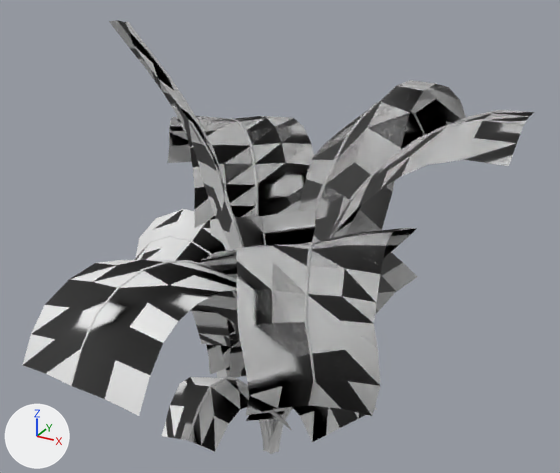
What one commit did to the FBX model Assets/Assets_Review/Taco_Party/Palm/MajesticPalm/Meshes/MSH_MajesticPalm_A.fbx.
Rendered twice from a 50 mm lens placed at (1.28, -2.25, 2.09), pointed at (-0.02, 0.12, 0.9). The lights are fixed; the arrows at lower left show +X, +Y and +Z. Materials are left out; every surface is plain grey. Where no turn or scale is listed for an object, it has been applied to the vertices.

Objects in the first picture: 'MSH_MajesticPalm_A_LOD0_GEO', 'MSH_MajesticPalm_A_LOD1_GEO', 'MSH_MajesticPalm_A_LOD2_GEO'.
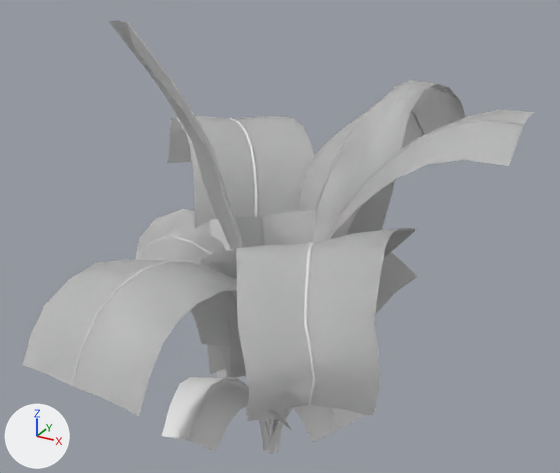
What differs and where, as boxes [x1, y1, x2, y2] in the pictures (560 x 473 px):
part 1 of me_mesh_002, added
    after: [49, 263, 220, 335]
part 2 of me_mesh_002, added
    after: [112, 21, 237, 237]
part 3 of me_mesh_002, cut back
    before: [318, 189, 343, 208]
part 4 of me_mesh, shading changed
    both: [23, 20, 534, 454]
part 5 of me_mesh_001, added
    after: [106, 261, 234, 337]
part 6 of me_mesh_001, added
    after: [117, 20, 238, 247]
part 7 of me_mesh_001, added
    after: [137, 222, 230, 369]
part 8 of me_mesh_001, cut back
    before: [203, 116, 349, 323]

Patch to the scene script:
```diff
--- a/Assets/Assets_Review/Taco_Party/Palm/MajesticPalm/Meshes/MSH_MajesticPalm_A.fbx.py
+++ b/Assets/Assets_Review/Taco_Party/Palm/MajesticPalm/Meshes/MSH_MajesticPalm_A.fbx.py
@@ me_mesh_002 @@
 # used by ob_msh_majesticpalm_a_lod2_geo; location = (0.0, 0.0, 0.0)
-me_mesh_002.from_pydata(...)  # 420 vertices, 684 faces; spans x -0.9..0.7, y -0.87..1.2, z 0.0..1.41
+me_mesh_002.from_pydata(...)  # 530 vertices, 800 faces; spans x -0.9..0.85, y -1.01..1.2, z 0.32..1.73
+# me_mesh_002 part 1: a new loose piece of 75 vertices spanning x -0.24..0.24, y -1.01..-0.16, z 0.54..1.12
+# me_mesh_002 part 2: a new loose piece of 75 vertices spanning x -0.48..0.11, y -0.49..0.08, z 0.56..1.73
+# me_mesh_002 part 3: 2 vertices moved within x 0.07..0.13, y 0.31..0.51, z 1.07..1.29; 115 vertices removed from x -0.02..0.21, y -0.01..1.09, z 0.0..1.33
@@ me_mesh @@
 me_mesh.from_pydata(...)  # 2096 vertices, 3610 faces; spans x -0.9..0.85, y -1.02..1.2, z -0.01..1.74
 # used by ob_msh_majesticpalm_a_lod0_geo; location = (0.0, 0.0, 0.0)
+# me_mesh part 4: edges marked sharp go from 2 to 5694
@@ me_mesh_001 @@
 # used by ob_msh_majesticpalm_a_lod1_geo; location = (0.0, 0.0, 0.0)
-me_mesh_001.from_pydata(...)  # 880 vertices, 1536 faces; spans x -0.9..0.85, y -0.87..1.2, z 0.0..1.48
+me_mesh_001.from_pydata(...)  # 865 vertices, 1392 faces; spans x -0.9..0.85, y -1.01..1.2, z 0.0..1.73
+# me_mesh_001 part 5: a new loose piece of 75 vertices spanning x -0.24..0.24, y -1.01..-0.16, z 0.54..1.12
+# me_mesh_001 part 6: a new loose piece of 75 vertices spanning x -0.48..0.11, y -0.49..0.08, z 0.56..1.73
+# me_mesh_001 part 7: a new loose piece of 60 vertices spanning x -0.63..-0.01, y -0.23..0.12, z 0.39..0.96
+# me_mesh_001 part 8: 11 vertices moved within x -0.18..0.21, y -0.17..0.22, z 0.0..0.96; 270 vertices removed from x -0.7..0.55, y -0.75..0.74, z 0.0..1.22
```
